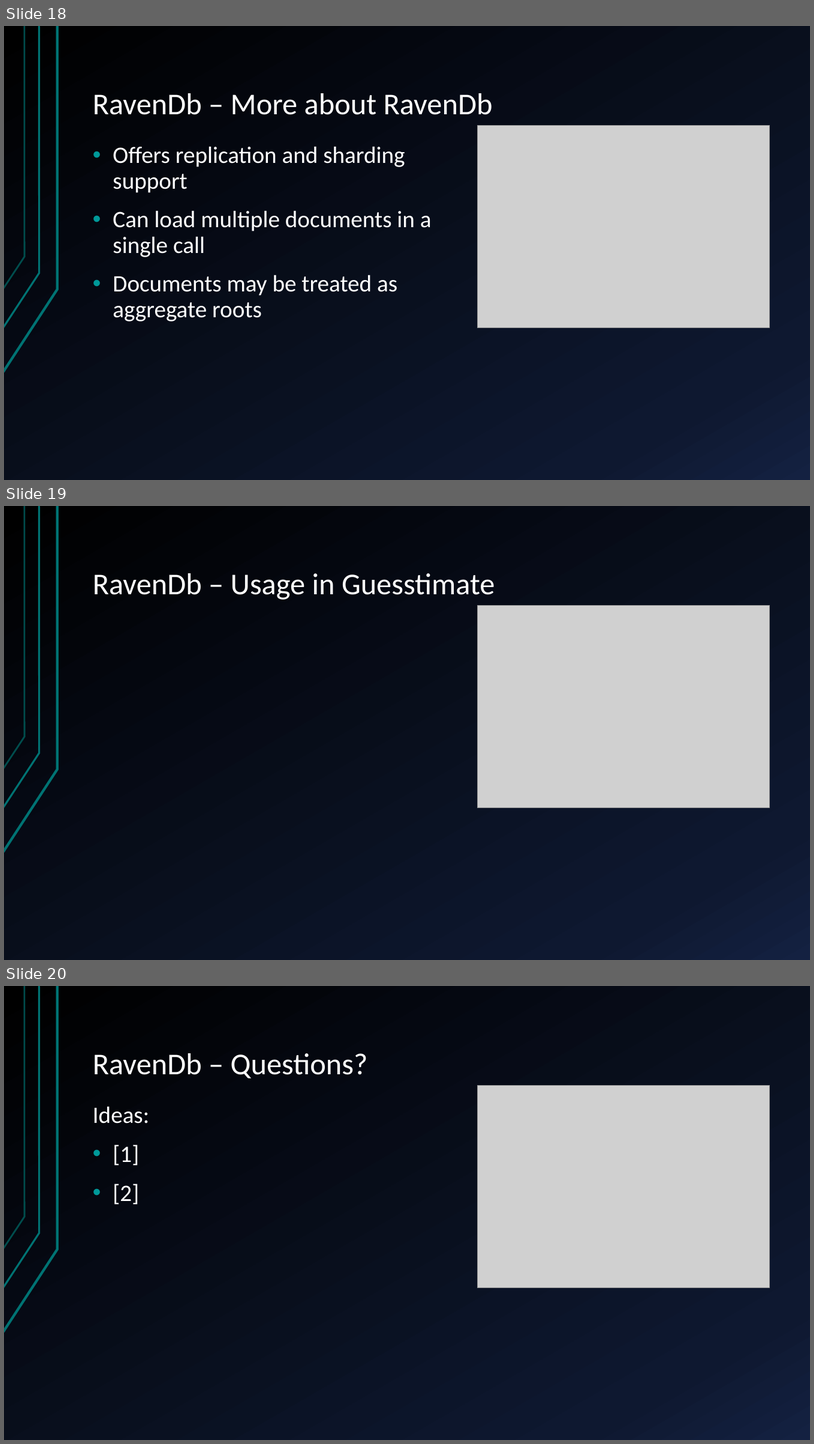
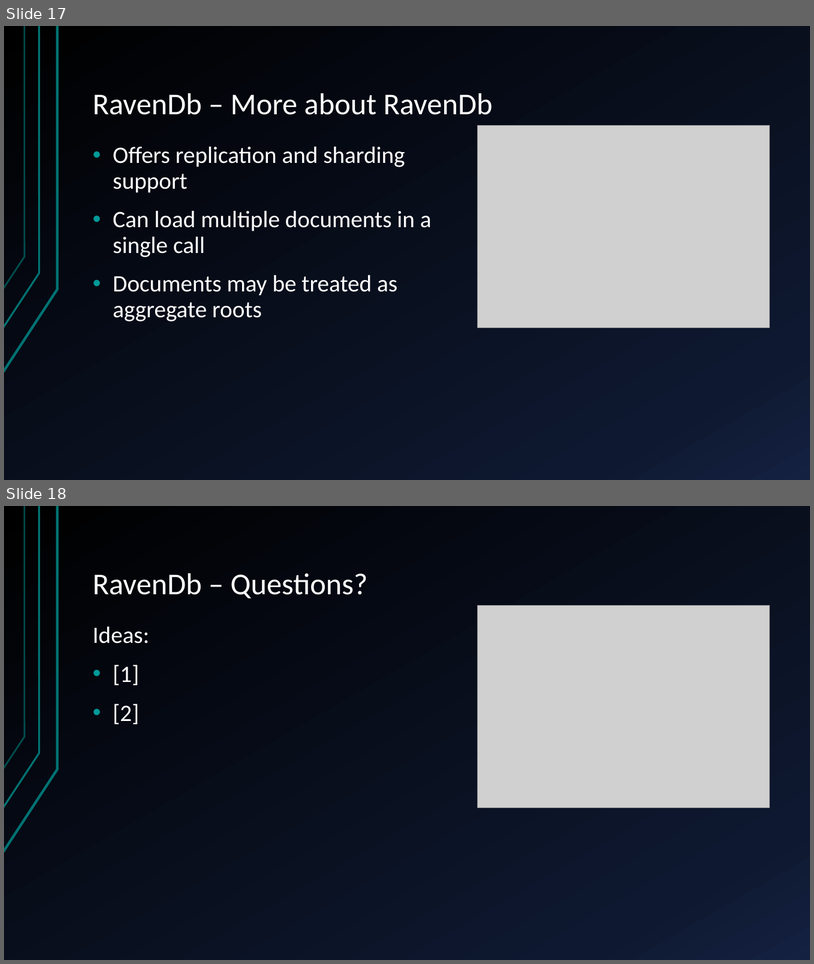
Before and after one commit to StachuDotNet/Guesstimate_talk, a slide deck: Assets/talk.pptx. Shown one above the other, each under a label of ours: slides 18, 19 and 20 before the commit, slides 17 and 18 after it. The pictures are 814x1444 and 814x964 pixels, drawn with LibreOffice and Linux fonts; fonts in the diff are those of the drawing; grey boxes stand for pictures. Boxes give left, top, right and bottom in pixels: in the first picture for what was removed or moved away, otherwise in the second. Text is boxed around its words. In the diff, an @@ line names an element or a change of style, - is before the commit and + after.

```diff
--- a/Assets/talk.pptx
+++ b/Assets/talk.pptx
@@ slide 19 removed at (x1=4, y1=506, x2=810, y2=960), background gradient #000000 to #0F1931 to #142242; not listed: 3 template elements that a slide beside it also shows @@
@@ title removed at (x1=93, y1=573, x2=495, y2=600) @@
-RavenDb – Usage in Guesstimate
@@ picture removed at (x1=477, y1=605, x2=770, y2=808) @@
@@ what was slide 18 is now slide 17 @@
@@ what was slide 20 is now slide 18 @@
```
Also in this commit, not shown: 1 other slide removed, 13 other files.
